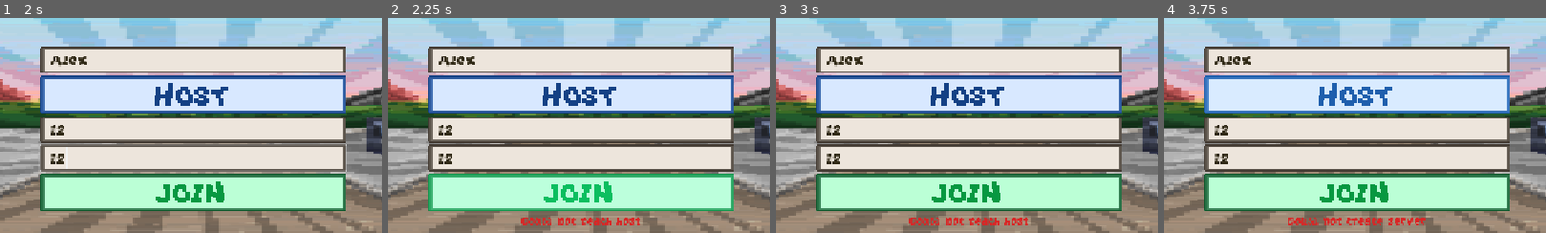
Above: before the commit, frames 1-4 (left to right).
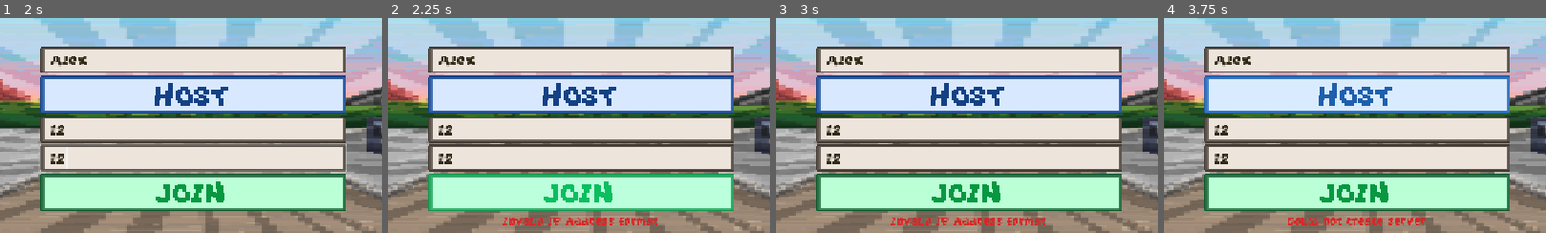
Above: after the commit, the same moments.

Repository: Zephyrdoestech/Pinoy-Party
Game: Godot game, scene res://scenes/ui/MainMenu.tscn
The game is run twice, just before and just after one commit, with the same random seed, the same clock (stepped at 60 frames per second) and the same inputs.
Inputs (mouse positions are % of the whole screen's width and height, from its top left):
- Up to frame 1 (2 s): click (70, 54) at 0.5 s; click (50, 24) at 1.27 s; type "Alex" at 1.35 s; click (50, 40) at 1.5 s; type "12" at 1.58 s; click (50, 47) at 1.73 s; type "12" at 1.82 s
- Up to frame 2 (2.25 s): click (50, 55) at 2 s
- Up to frame 3 (3 s): tap Enter (ui_accept) at 2.75 s; move the mouse to (72, 45) at 2.77 s; hold D (move_right) from 2.78 s (still down)
- Up to frame 4 (3.75 s): tap Space (jump) at 3.02 s; release D (move_right) at 3.5 s; click (50, 32) at 3.5 s
The pictures show only the part of the screen within x 24-74%, y 14-64%; the shares and areas given below are measured in that part.

Frame 1 is identical in both runs. In frame 2, 0.9% of the frame differs, in the area x 30-71%, y 92-97%; in frame 3, 0.9%; in frame 4, nothing differs.

Commit message:
Add IP address validation to prevent Godot engine errors for malformed IPs

Diff:
--- a/pinoy-party/autoload/NetworkManager.gd
+++ b/pinoy-party/autoload/NetworkManager.gd
@@ -105,6 +105,10 @@
 	lobby_code = code.to_upper()
 	is_host = false
 	_pending_name = player_name
+
+	if not ip.is_valid_ip_address() and ip != "localhost":
+		join_failed.emit("Invalid IP Address format")
+		return
 
 	var peer := ENetMultiplayerPeer.new()
 	var err := peer.create_client(ip, PORT)
